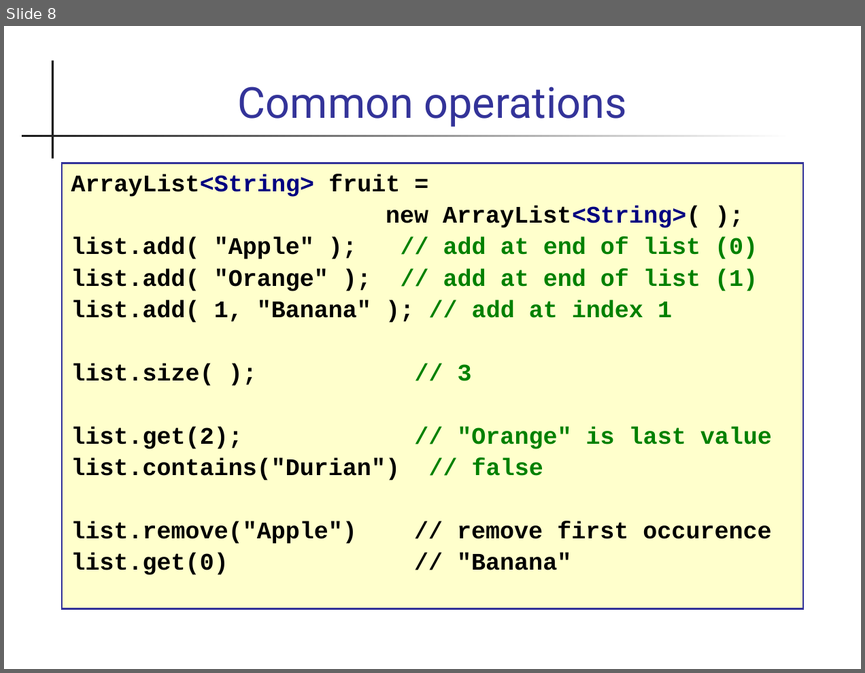
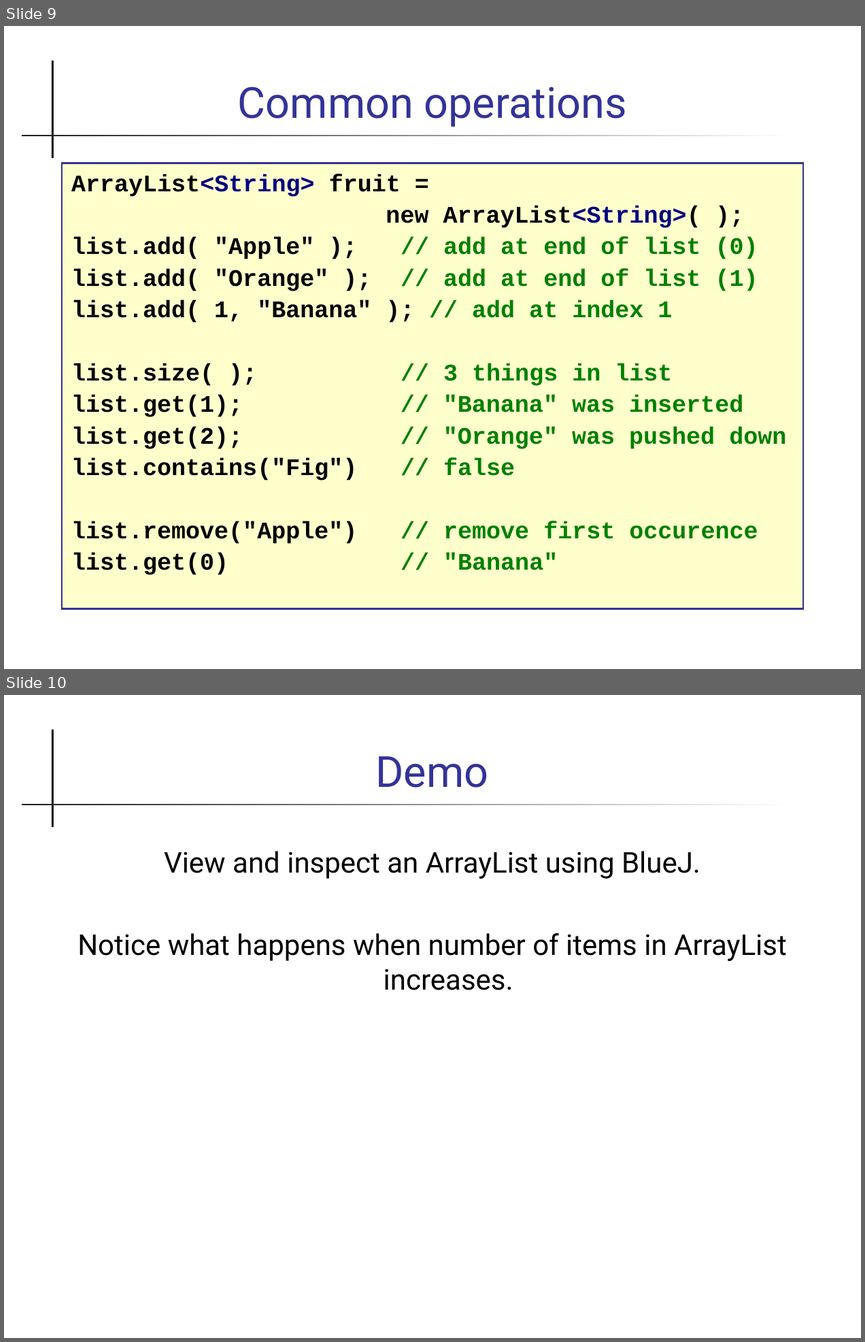
Before and after one commit to cpske/programming1, a slide deck: java-basics/20-ArrayList.ppt. Shown one above the other, each under a label of ours: slide 8 before the commit, slides 9 and 10 after it. The pictures are 865x673 and 865x1342 pixels, drawn with LibreOffice and Linux fonts; fonts in the diff are those of the drawing. Boxes give left, top, right and bottom in pixels: in the first picture for what was removed or moved away, otherwise in the second. Text is boxed around its words. In the diff, an @@ line names an element or a change of style, - is before the commit and + after.

Commit message:
add example in ArrayList slides

```diff
--- a/java-basics/20-ArrayList.ppt
+++ b/java-basics/20-ArrayList.ppt
@@ slide 10 added at (4, 695, 861, 1338), background #FFFFFF; not listed: 2 template elements that a slide beside it also shows @@
@@ title added at (376, 756, 489, 787), 36 pt, text #333399 @@
+Demo
@@ text added at (77, 851, 787, 990), 24 pt, text #000000 @@
+View and inspect an ArrayList using BlueJ.
+Notice what happens when number of items in ArrayList increases.
@@ what was slide 8 is now slide 9 @@
@@ slide 9 changed as well @@
@@ text at (71, 174, 758, 570): text colour #000000 to #008000 in "// remove first occurence", "// "Banana""; indent changed @@
@@ text at (71, 363, 786, 475): text changed; text colour #000000 to #008000 @@
-list.size( ); // 3
-list.get(2); // "Orange" is last value
-list.contains("Durian") // false
+list.size( ); // 3 things in list
+list.get(1); // "Banana" was inserted
+list.get(2); // "Orange" was pushed down
+list.contains("Fig") // false
```
Also in this commit, not shown: 11 other slides changed, 1 other slide added, 1 slide removed, 1 other file.
